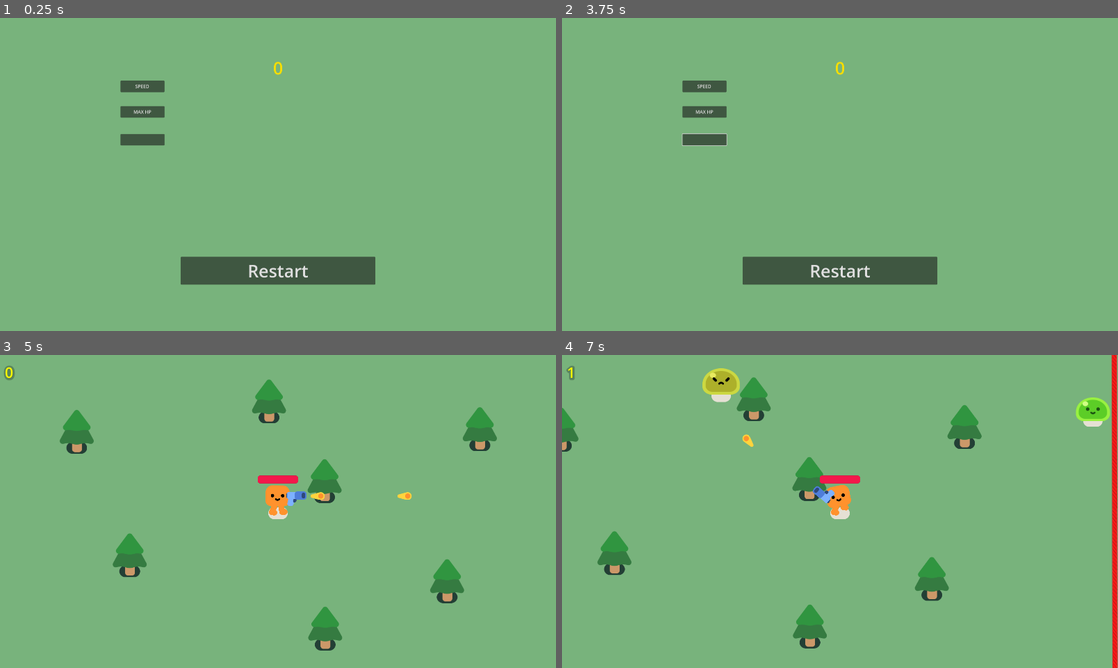
Above: before the commit, frames 1-4 (two rows, left to right).
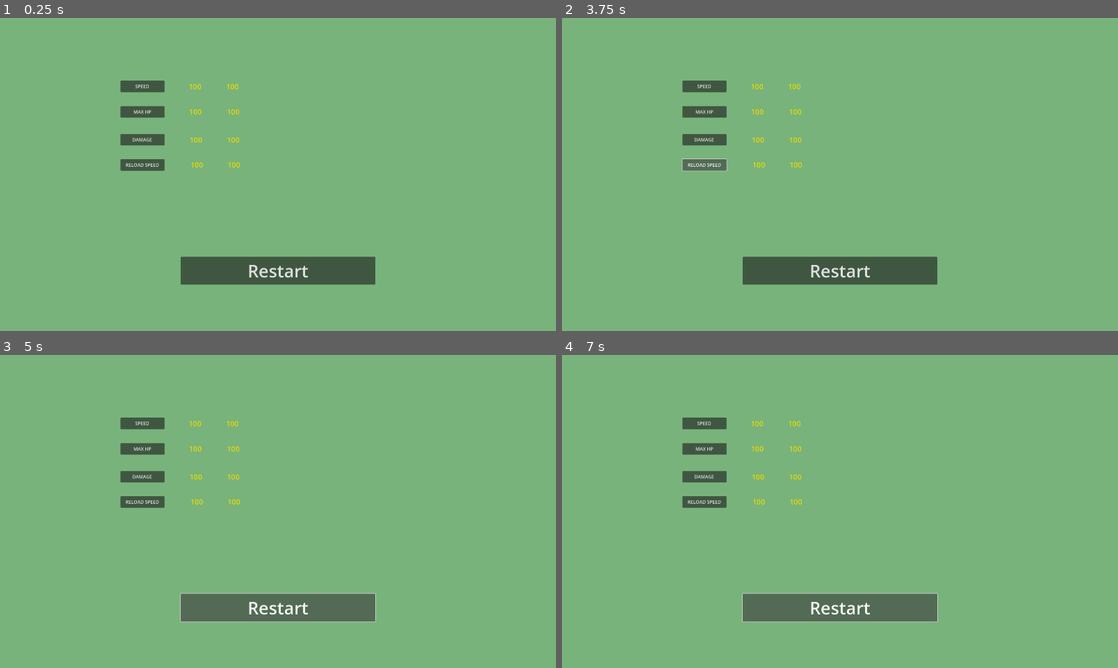
Above: after the commit, the same moments.

Repository: Doronin-git/vampgameGit
Game: Godot game, scene res://shop.tscn
Two runs of this game, one before a commit and one after it. Both use one fixed random seed, a clock stepped at 60 frames per second and the inputs below. This scene is started directly instead of the project's main scene.
Inputs (mouse positions are in pixels of both pictures, inside the frame that each line leads up to):
- Up to frame 1 (0.25 s): no input
- Up to frame 2 (3.75 s): click "SPEED" at 0.5 s; click "MAX HP" at 1.25 s; click (706, 140) at 2.02 s; click (706, 140) at 2.75 s, where only the run after the commit has a clickable "DAMAGE"; click (706, 165) at 3.5 s, where only the run after the commit has a clickable "RELOAD SPEED"
- Up to frame 3 (5 s): click "Restart" at 4.25 s
- Up to frame 4 (7 s): click (840, 608) at 5 s, where only the run after the commit has a clickable "Restart"; click (840, 608) at 5.75 s, where only the run after the commit has a clickable "Restart"; hold D (move_right) from 6.53 s (still down)

The runs differ from the first frame. In frame 1, 0.5% of the frame differs, in the area x 21-51%, y 14-49%; in frame 2, 0.6%; in frame 3, 9.1%; in frame 4, 11%, in the area x 0-100%, y 0-100%.
Error after the commit: Parse Error: Expected expression for variable initial value after "=". (res://shop.gd:3)

Commit message:
trying to make shop

Diff:
--- a/global.gd
+++ b/global.gd
@@ -1,9 +1,17 @@
 extends Node
 
 var score = 0
+
+#stats
 var player_speed = 600.0
 var player_damage = 15.0
 var player_attak_rate = 0.5 #todavia no sé como hacerlo
 var player_max_health = 100.0
 var mob_max_health = 30.0
 var mob_speed = 400.0
+
+#upgradescosts
+var speed_upgrade_cost = 100
+var hp_upgrade_cost = 100
+var damage_upgrade_cost = 100
+var reload_upgrade_cost = 100
--- a/project.godot
+++ b/project.godot
@@ -12,60 +12,60 @@
 
 Settings/Preview_Perspective=2
 Settings/Library_Save_File_Location=1
-Shortcuts/Change_Placement_Plane_Position=Object(Shortcut,"r …(276 unchanged characters)… l_keycode":0,"key_label":0,"unicode":0,"echo":false,"script":null)
+Shortcuts/Change_Placement_Plane_Position=Object(Shortcut,"r …(276 unchanged characters)… l_keycode":0,"key_label":0,"unicode":0,"location":0,"echo":false,"script":null)
 ],"script":null)
 
-Shortcuts/Transform_Asset_Blueprint=Object(Shortcut,"resourc …(270 unchanged characters)… l_keycode":0,"key_label":0,"unicode":0,"echo":false,"script":null)
-, Object(InputEventKey,"resource_local_to_scene":false,"resource_name":"","device":0,"window_id":0,"alt_pressed":false,"shift_pressed":false,"ctrl_pressed":false,"meta_pressed":false,"pressed":true,"keycode":82,"physical_keycode":0,"key_label":0,"unicode":0,"echo":false,"script":null)
+Shortcuts/Transform_Asset_Blueprint=Object(Shortcut,"resourc …(270 unchanged characters)… l_keycode":0,"key_label":0,"unicode":0,"location":0,"echo":false,"script":null)
+, Object(InputEventKey,"resource_local_to_scene":false,"resource_name":"","device":0,"window_id":0,"alt_pressed":false,"shift_pressed":false,"ctrl_pressed":false,"meta_pressed":false,"pressed":true,"keycode":82,"physical_keycode":0,"key_label":0,"unicode":0,"location":0,"echo":false,"script":null)
 ],"script":null)
 
-Shortcuts/Select_Previous_Asset=Object(Shortcut,"resource_lo …(266 unchanged characters)… l_keycode":0,"key_label":0,"unicode":0,"echo":false,"script":null)
+Shortcuts/Select_Previous_Asset=Object(Shortcut,"resource_lo …(266 unchanged characters)… l_keycode":0,"key_label":0,"unicode":0,"location":0,"echo":false,"script":null)
 ],"script":null)
 
-Shortcuts/Select_Y_Z_Plane=Object(Shortcut,"resource_local_t …(261 unchanged characters)… l_keycode":0,"key_label":0,"unicode":0,"echo":false,"script":null)
+Shortcuts/Select_Y_Z_Plane=Object(Shortcut,"resource_local_t …(261 unchanged characters)… l_keycode":0,"key_label":0,"unicode":0,"location":0,"echo":false,"script":null)
 ],"script":null)
 
-Shortcuts/Select_X_Z_Plane=Object(Shortcut,"resource_local_t …(261 unchanged characters)… l_keycode":0,"key_label":0,"unicode":0,"echo":false,"script":null)
+Shortcuts/Select_X_Z_Plane=Object(Shortcut,"resource_local_t …(261 unchanged characters)… l_keycode":0,"key_label":0,"unicode":0,"location":0,"echo":false,"script":null)
 ],"script":null)
 
-Shortcuts/Select_X_Y_Plane=Object(Shortcut,"resource_local_t …(261 unchanged characters)… l_keycode":0,"key_label":0,"unicode":0,"echo":false,"script":null)
+Shortcuts/Select_X_Y_Plane=Object(Shortcut,"resource_local_t …(261 unchanged characters)… l_keycode":0,"key_label":0,"unicode":0,"location":0,"echo":false,"script":null)
 ],"script":null)
 
-Shortcuts/Reset_Transform=Object(Shortcut,"resource_local_to …(259 unchanged characters)… l_keycode":0,"key_label":0,"unicode":0,"echo":false,"script":null)
+Shortcuts/Reset_Transform=Object(Shortcut,"resource_local_to …(259 unchanged characters)… l_keycode":0,"key_label":0,"unicode":0,"location":0,"echo":false,"script":null)
 ],"script":null)
 
-Shortcuts/Rotate_Asset_90_Degrees_Around_X=Object(Shortcut," …(277 unchanged characters)… l_keycode":0,"key_label":0,"unicode":0,"echo":false,"script":null)
+Shortcuts/Rotate_Asset_90_Degrees_Around_X=Object(Shortcut," …(277 unchanged characters)… l_keycode":0,"key_label":0,"unicode":0,"location":0,"echo":false,"script":null)
 ],"script":null)
 
-Shortcuts/Rotate_Asset_90_Degrees_Around_Y=Object(Shortcut," …(277 unchanged characters)… l_keycode":0,"key_label":0,"unicode":0,"echo":false,"script":null)
+Shortcuts/Rotate_Asset_90_Degrees_Around_Y=Object(Shortcut," …(277 unchanged characters)… l_keycode":0,"key_label":0,"unicode":0,"location":0,"echo":false,"script":null)
 ],"script":null)
 
-Shortcuts/Rotate_Asset_90_Degrees_Around_Z=Object(Shortcut," …(277 unchanged characters)… l_keycode":0,"key_label":0,"unicode":0,"echo":false,"script":null)
+Shortcuts/Rotate_Asset_90_Degrees_Around_Z=Object(Shortcut," …(277 unchanged characters)… l_keycode":0,"key_label":0,"unicode":0,"location":0,"echo":false,"script":null)
 ],"script":null)
 
-Shortcuts/Flip_Asset_On_X_Axis=Object(Shortcut,"resource_loc …(265 unchanged characters)… l_keycode":0,"key_label":0,"unicode":0,"echo":false,"script":null)
+Shortcuts/Flip_Asset_On_X_Axis=Object(Shortcut,"resource_loc …(265 unchanged characters)… l_keycode":0,"key_label":0,"unicode":0,"location":0,"echo":false,"script":null)
 ],"script":null)
 
-Shortcuts/Flip_Asset_On_Y_Axis=Object(Shortcut,"resource_loc …(265 unchanged characters)… l_keycode":0,"key_label":0,"unicode":0,"echo":false,"script":null)
+Shortcuts/Flip_Asset_On_Y_Axis=Object(Shortcut,"resource_loc …(265 unchanged characters)… l_keycode":0,"key_label":0,"unicode":0,"location":0,"echo":false,"script":null)
 ],"script":null)
 
-Shortcuts/Flip_Asset_On_Z_Axis=Object(Shortcut,"resource_loc …(265 unchanged characters)… l_keycode":0,"key_label":0,"unicode":0,"echo":false,"script":null)
+Shortcuts/Flip_Asset_On_Z_Axis=Object(Shortcut,"resource_loc …(265 unchanged characters)… l_keycode":0,"key_label":0,"unicode":0,"location":0,"echo":false,"script":null)
 ],"script":null)
 
 Settings/Shortcut_Shift_Rotation_Step=45.0
-Shortcuts/Rotate_Asset_Secondary_Step_Degrees_Around_X=Objec …(288 unchanged characters)… l_keycode":0,"key_label":0,"unicode":0,"echo":false,"script":null)
+Shortcuts/Rotate_Asset_Secondary_Step_Degrees_Around_X=Objec …(288 unchanged characters)… l_keycode":0,"key_label":0,"unicode":0,"location":0,"echo":false,"script":null)
 ],"script":null)
 
-Shortcuts/Rotate_Asset_Secondary_Step_Degrees_Around_Y=Objec …(288 unchanged characters)… l_keycode":0,"key_label":0,"unicode":0,"echo":false,"script":null)
+Shortcuts/Rotate_Asset_Secondary_Step_Degrees_Around_Y=Objec …(288 unchanged characters)… l_keycode":0,"key_label":0,"unicode":0,"location":0,"echo":false,"script":null)
 ],"script":null)
 
-Shortcuts/Rotate_Asset_Secondary_Step_Degrees_Around_Z=Objec …(288 unchanged characters)… l_keycode":0,"key_label":0,"unicode":0,"echo":false,"script":null)
+Shortcuts/Rotate_Asset_Secondary_Step_Degrees_Around_Z=Objec …(288 unchanged characters)… l_keycode":0,"key_label":0,"unicode":0,"location":0,"echo":false,"script":null)
 ],"script":null)
 
-Shortcuts/Double_Snap_Step=Object(Shortcut,"resource_local_t …(265 unchanged characters)… l_keycode":0,"key_label":0,"unicode":0,"echo":false,"script":null)
+Shortcuts/Double_Snap_Step=Object(Shortcut,"resource_local_t …(265 unchanged characters)… l_keycode":0,"key_label":0,"unicode":0,"location":0,"echo":false,"script":null)
 ],"script":null)
 
-Shortcuts/Halve_Snap_Step=Object(Shortcut,"resource_local_to …(264 unchanged characters)… l_keycode":0,"key_label":0,"unicode":0,"echo":false,"script":null)
+Shortcuts/Halve_Snap_Step=Object(Shortcut,"resource_local_to …(264 unchanged characters)… l_keycode":0,"key_label":0,"unicode":0,"location":0,"echo":false,"script":null)
 ],"script":null)
 
 Settings/Use_Shift_instead_of_Alt=false
@@ -76,7 +76,7 @@
 
 config/name="Your First 2D Game With Godot 4: START (GDQuest)"
 run/main_scene="res://start_menu.tscn"
-config/features=PackedStringArray("4.2", "Forward Plus")
+config/features=PackedStringArray("4.3", "Forward Plus")
 config/icon="res://icon.png"
 
 [autoload]
@@ -101,22 +101,22 @@
 
 move_left={
 "deadzone": 0.5,
-"events": [Object(InputEventKey,"resource_local_to_scene":fa …(171 unchanged characters)… keycode":65,"key_label":0,"unicode":97,"echo":false,"script":null)
+"events": [Object(InputEventKey,"resource_local_to_scene":fa …(171 unchanged characters)… keycode":65,"key_label":0,"unicode":97,"location":0,"echo":false,"script":null)
 ]
 }
 move_right={
 "deadzone": 0.5,
-"events": [Object(InputEventKey,"resource_local_to_scene":fa …(172 unchanged characters)… eycode":68,"key_label":0,"unicode":100,"echo":false,"script":null)
+"events": [Object(InputEventKey,"resource_local_to_scene":fa …(172 unchanged characters)… eycode":68,"key_label":0,"unicode":100,"location":0,"echo":false,"script":null)
 ]
 }
 move_up={
 "deadzone": 0.5,
-"events": [Object(InputEventKey,"resource_local_to_scene":fa …(172 unchanged characters)… eycode":87,"key_label":0,"unicode":119,"echo":false,"script":null)
+"events": [Object(InputEventKey,"resource_local_to_scene":fa …(172 unchanged characters)… eycode":87,"key_label":0,"unicode":119,"location":0,"echo":false,"script":null)
 ]
 }
 move_down={
 "deadzone": 0.5,
-"events": [Object(InputEventKey,"resource_local_to_scene":fa …(172 unchanged characters)… eycode":83,"key_label":0,"unicode":115,"echo":false,"script":null)
+"events": [Object(InputEventKey,"resource_local_to_scene":fa …(172 unchanged characters)… eycode":83,"key_label":0,"unicode":115,"location":0,"echo":false,"script":null)
 ]
 }
 
--- a/shop.gd
+++ b/shop.gd
@@ -1,4 +1,13 @@
 extends Node2D
+
+var speed_upgrade_cost =
+var hp_upgrade_cost =
+var damage_upgrade_cost =
+var reload_upgrade_cost =
+
+func havemoney(upgrade_cost):
+	if Global.score > upgrade_cost:
+		return true
 
 
 func _on_restart_pressed():
@@ -7,3 +16,20 @@
 
 func _ready():
 	%Shop_money_label.text = str(Global.score)
+
+
+func _on_upgrade_speed_pressed() -> void:
+	pass
+
+
+
+func _on_upgrade_hp_pressed() -> void:
+	pass # Replace with function body.
+
+
+func _on_upgrade_damage_pressed() -> void:
+	pass # Replace with function body.
+
+
+func _on_upgrade_reload_pressed() -> void:
+	pass # Replace with function body.
--- a/shop.tscn
+++ b/shop.tscn
@@ -18,6 +18,7 @@
 metadata/_edit_use_anchors_ = true
 
 [node name="restart" type="Button" parent="GameOver/ColorRect"]
+layout_mode = 0
 offset_left = 624.0
 offset_top = 824.0
 offset_right = 1296.0
@@ -26,34 +27,150 @@
 text = "Restart"
 
 [node name="upgrade_speed" type="Button" parent="GameOver/ColorRect"]
+layout_mode = 0
 offset_left = 416.0
 offset_top = 216.0
 offset_right = 568.0
 offset_bottom = 256.0
 text = "SPEED"
 
+[node name="speed_cost" type="Label" parent="GameOver/ColorRect/upgrade_speed"]
+unique_name_in_owner = true
+layout_mode = 0
+offset_left = 343.0
+offset_top = 1.0
+offset_right = 430.0
+offset_bottom = 40.0
+theme_override_colors/font_color = Color(0.909804, 0.85098, 0, 1)
+theme_override_font_sizes/font_size = 25
+text = "100"
+horizontal_alignment = 1
+vertical_alignment = 1
+
+[node name="actual_speed" type="Label" parent="GameOver/ColorRect/upgrade_speed"]
+unique_name_in_owner = true
+layout_mode = 0
+offset_left = 214.0
+offset_top = 1.0
+offset_right = 301.0
+offset_bottom = 40.0
+theme_override_colors/font_color = Color(0.909804, 0.85098, 0, 1)
+theme_override_font_sizes/font_size = 25
+text = "100"
+horizontal_alignment = 1
+vertical_alignment = 1
+
 [node name="upgrade_hp" type="Button" parent="GameOver/ColorRect"]
+layout_mode = 0
 offset_left = 416.0
 offset_top = 304.0
 offset_right = 568.0
 offset_bottom = 344.0
 text = "MAX HP"
 
-[node name="upgrade_hp2" type="Button" parent="GameOver/ColorRect"]
+[node name="hp_cost" type="Label" parent="GameOver/ColorRect/upgrade_hp"]
+unique_name_in_owner = true
+layout_mode = 0
+offset_left = 346.0
+offset_right = 433.0
+offset_bottom = 39.0
+theme_override_colors/font_color = Color(0.909804, 0.85098, 0, 1)
+theme_override_font_sizes/font_size = 25
+text = "100"
+horizontal_alignment = 1
+vertical_alignment = 1
+
+[node name="actual_hp" type="Label" parent="GameOver/ColorRect/upgrade_hp"]
+unique_name_in_owner = true
+layout_mode = 0
+offset_left = 215.0
+offset_right = 302.0
+offset_bottom = 39.0
+theme_override_colors/font_color = Color(0.909804, 0.85098, 0, 1)
+theme_override_font_sizes/font_size = 25
+text = "100"
+horizontal_alignment = 1
+vertical_alignment = 1
+
+[node name="upgrade_damage" type="Button" parent="GameOver/ColorRect"]
+layout_mode = 0
 offset_left = 416.0
 offset_top = 400.0
 offset_right = 568.0
 offset_bottom = 440.0
+text = "DAMAGE"
+
+[node name="damage_cost" type="Label" parent="GameOver/ColorRect/upgrade_damage"]
+unique_name_in_owner = true
+layout_mode = 0
+offset_left = 346.0
+offset_top = 1.0
+offset_right = 433.0
+offset_bottom = 40.0
+theme_override_colors/font_color = Color(0.909804, 0.85098, 0, 1)
+theme_override_font_sizes/font_size = 25
+text = "100"
+horizontal_alignment = 1
+vertical_alignment = 1
+
+[node name="actual_damage" type="Label" parent="GameOver/ColorRect/upgrade_damage"]
+unique_name_in_owner = true
+layout_mode = 0
+offset_left = 217.0
+offset_top = 1.0
+offset_right = 304.0
+offset_bottom = 40.0
+theme_override_colors/font_color = Color(0.909804, 0.85098, 0, 1)
+theme_override_font_sizes/font_size = 25
+text = "100"
+horizontal_alignment = 1
+vertical_alignment = 1
+
+[node name="upgrade_reload" type="Button" parent="GameOver/ColorRect"]
+layout_mode = 0
+offset_left = 416.0
+offset_top = 487.0
+offset_right = 568.0
+offset_bottom = 527.0
+text = "RELOAD SPEED"
+
+[node name="reload_cost" type="Label" parent="GameOver/ColorRect/upgrade_reload"]
+unique_name_in_owner = true
+layout_mode = 0
+offset_left = 348.0
+offset_right = 435.0
+offset_bottom = 39.0
+theme_override_colors/font_color = Color(0.909804, 0.85098, 0, 1)
+theme_override_font_sizes/font_size = 25
+text = "100"
+horizontal_alignment = 1
+vertical_alignment = 1
+
+[node name="actual_reload" type="Label" parent="GameOver/ColorRect/upgrade_reload"]
+unique_name_in_owner = true
+layout_mode = 0
+offset_left = 220.0
+offset_right = 307.0
+offset_bottom = 39.0
+theme_override_colors/font_color = Color(0.909804, 0.85098, 0, 1)
+theme_override_font_sizes/font_size = 25
+text = "100"
+horizontal_alignment = 1
+vertical_alignment = 1
 
 [node name="Shop_money_label" type="Label" parent="GameOver"]
 unique_name_in_owner = true
-offset_left = 752.0
-offset_top = 128.0
-offset_right = 1168.0
-offset_bottom = 216.0
+offset_left = 1023.0
+offset_top = 324.0
+offset_right = 1439.0
+offset_bottom = 412.0
 theme_override_colors/font_color = Color(0.964706, 0.870588, 0, 1)
 theme_override_font_sizes/font_size = 60
 horizontal_alignment = 1
 vertical_alignment = 1
 
 [connection signal="pressed" from="GameOver/ColorRect/restart" to="." method="_on_restart_pressed"]
+[connection signal="pressed" from="GameOver/ColorRect/upgrade_speed" to="." method="_on_upgrade_speed_pressed"]
+[connection signal="pressed" from="GameOver/ColorRect/upgrade_hp" to="." method="_on_upgrade_hp_pressed"]
+[connection signal="pressed" from="GameOver/ColorRect/upgrade_damage" to="." method="_on_upgrade_damage_pressed"]
+[connection signal="pressed" from="GameOver/ColorRect/upgrade_reload" to="." method="_on_upgrade_reload_pressed"]
